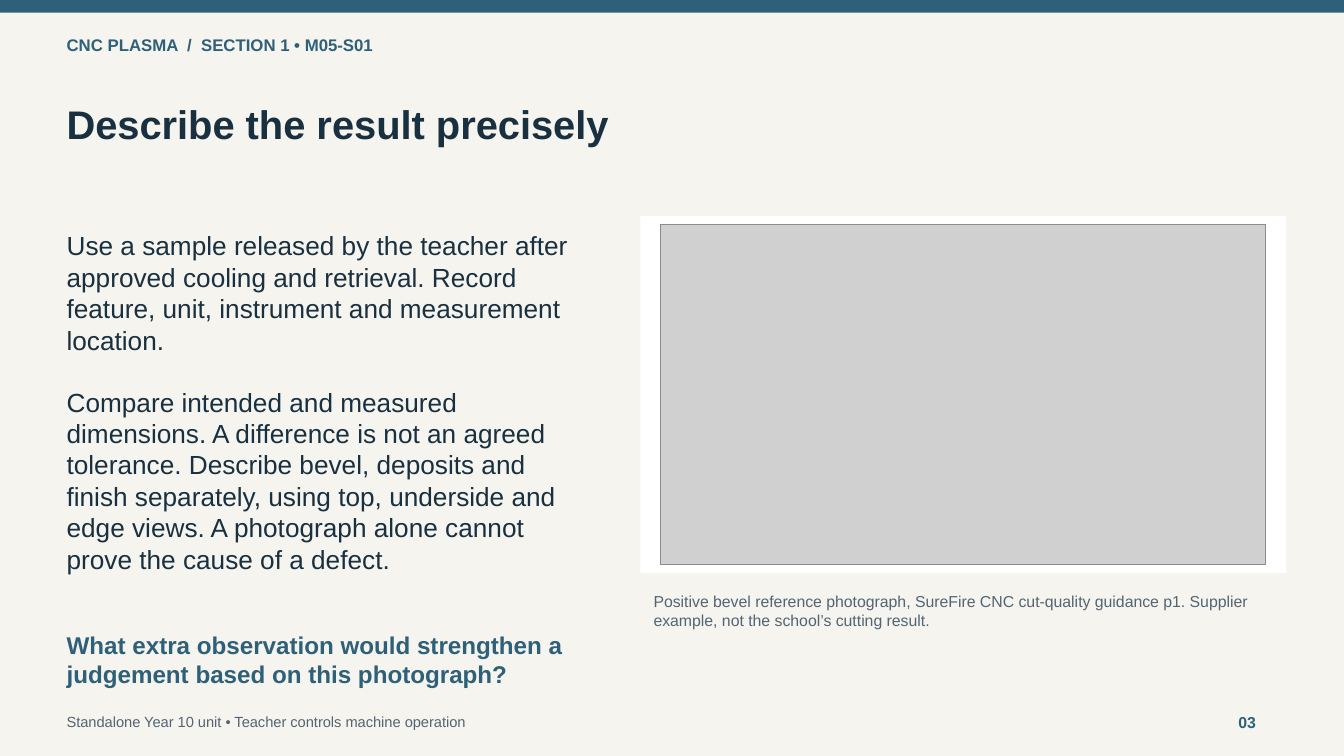
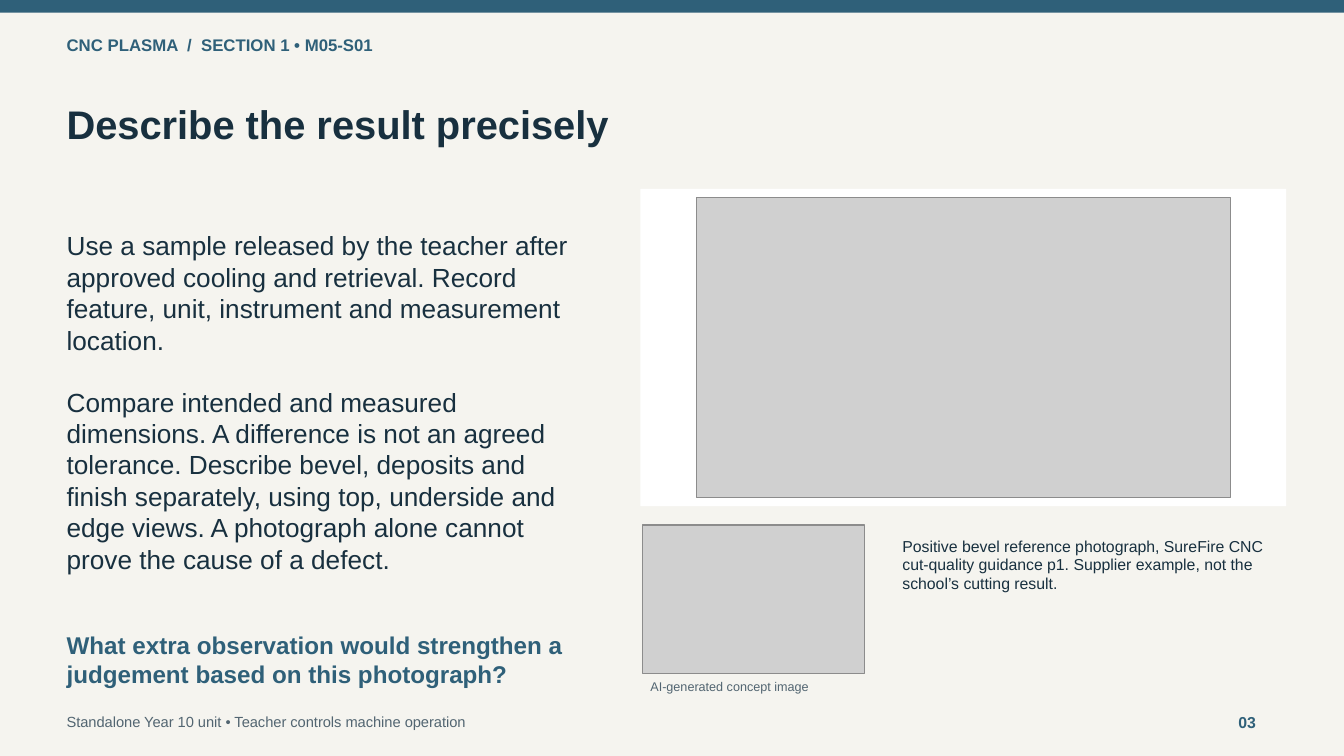
Before and after one commit to stevencowell/Main-Page, a slide deck: slide 3 of CNC-Plasma/assets/downloads/module-05-classroom.pptx. Drawn at 1344x756 pixels with LibreOffice and Linux fonts; fonts in the diff are those of the drawing; grey boxes stand for pictures. Boxes give left, top, right and bottom in pixels: in the first picture for what was removed or moved away, otherwise in the second. Text is boxed around its words. In the diff, an @@ line names an element or a change of style, - is before the commit and + after.

Commit message:
Add slide-specific images to CNC Plasma classroom PowerPoints

```diff
--- a/CNC-Plasma/assets/downloads/module-05-classroom.pptx
+++ b/CNC-Plasma/assets/downloads/module-05-classroom.pptx
@@ rectangle: place and size @@
-rectangle at box(640, 217, 1287, 574)
+rectangle at box(640, 190, 1287, 507)
@@ picture: place and size @@
-picture at box(661, 225, 1266, 566)
+picture at box(697, 198, 1231, 498)
@@ picture added at box(642, 525, 864, 674) @@
@@ text "Positive bevel reference photograph, SureFire ...": place and size @@
-text "Positive bevel reference photograph, SureFire ..." at box(654, 595, 1248, 630)
+text "Positive bevel reference photograph, SureFire ..." at box(902, 540, 1263, 593)
@@ text "Positive bevel reference photograph, SureFire ..." at box(902, 540, 1263, 593): text colour #526571 to #18303F @@
@@ text added at box(650, 682, 808, 694), 9 pt, text #526571 @@
+AI-generated concept image
```
Also in this commit, not shown: 7 other slides changed, 4 other files.
